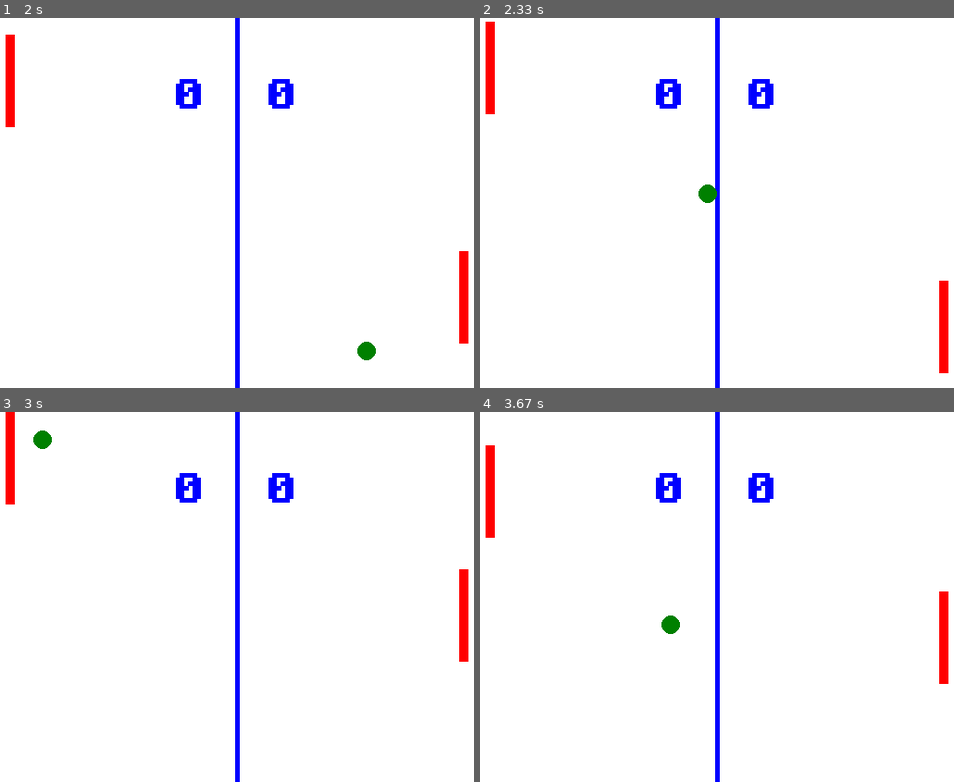
Above: before the commit, frames 1-4 (two rows, left to right).
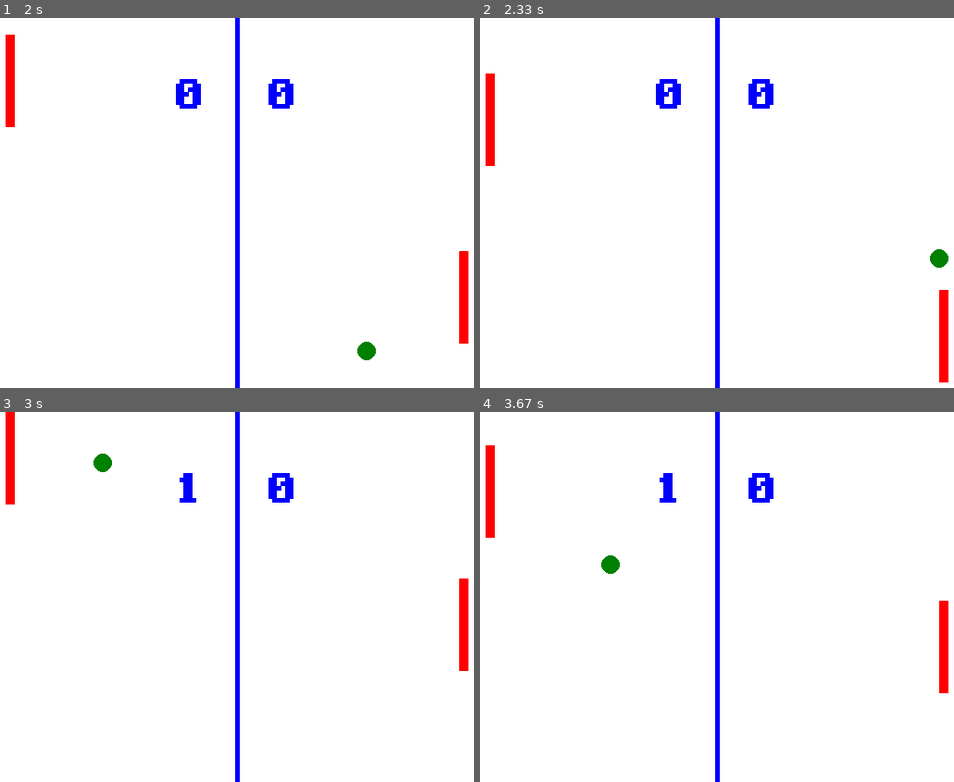
Above: after the commit, the same moments.

Repository: amullins83/pygame_practice
Game: pygame game, started from main.py
Two runs of this game, one before a commit and one after it. Both use one fixed random seed, a clock stepped at 60 frames per second and the inputs below.
Inputs:
- Up to frame 1 (2 s): hold Down 0.33-0.8 s; hold Up 0.83-1.2 s; hold W 0.83-1.2 s; hold Down 1.23-1.6 s; hold S 1.23-1.6 s; hold Up 1.63-1.93 s; hold W 1.63-1.93 s; hold Down from 1.97 s (still down); hold S from 1.97 s (still down)
- Up to frame 2 (2.33 s): release Down at 2.27 s; release S at 2.27 s; hold R from 2.3 s (still down); hold Up from 2.3 s (still down); hold W from 2.3 s (still down)
- Up to frame 3 (3 s): release R at 2.67 s; release Up at 2.67 s; release W at 2.67 s; hold Up from 2.7 s (still down); hold W from 2.7 s (still down)
- Up to frame 4 (3.67 s): release Up at 3.07 s; release W at 3.07 s; hold Down 3.1-3.47 s; hold S 3.1-3.47 s; hold Up from 3.5 s (still down); hold W from 3.5 s (still down)

Frame 1 is identical in both runs. In frame 2, 0.9% of the frame differs, in the area x 1-99%, y 1-99%; in frame 3, 0.7%; in frame 4, 0.7%.

Commit message:
Made Q and R wait until a game is over. Next: buttons.

Diff:
--- a/game_event.py
+++ b/game_event.py
@@ -24,11 +24,13 @@
         self.game.done = True
 
     def KEYDOWN(self, event):
-        if event.key == pygame.K_q:
-            self.QUIT(event)
-        elif event.key == pygame.K_r:
-            self.RESTART(event)
-        self.game.pressKey(event.key)
+        if self.game.running():
+            self.game.pressKey(event.key)
+        else:
+            if event.key == pygame.K_q:
+                self.QUIT(event)
+            elif event.key == pygame.K_r:
+                self.RESTART(event)
 
     def KEYUP(self, event):
         self.game.releaseKey(event.key)
--- a/game_logic.py
+++ b/game_logic.py
@@ -135,50 +135,55 @@
 
     def update(self):
         if self.status == Running:
-            if self.hitDetector.didHitXBoundary(self.ball):
-                print("Boundary X Hit")
-                if self.width - self.ball.pos.x <= Ball.defaultSize:
-                    self.score[0] += 1
-                    if self.score[0] >= self.scoreMax:
-                        self.status = Player1Win
-                        self.message = "Player 1 Wins"
-                else:
-                    self.score[1] += 1
-                    if self.score[1] >= self.scoreMax:
-                        self.status = Player2Win
-                        self.message = "Player 2 Wins"
-                print("Player 1: " + str(self.score[0]) + ", Player 2: " + str(self.score[1]))
-                self.ball.restart(self.ballStart)
-
-            else:
-                if self.hitDetector.didCollide(self.ball, self.pad1) or self.hitDetector.didCollide(self.ball, self.pad2):
-                    if self.hitDetector.didCollideRight(self.ball, self.pad1) or self.hitDetector.didCollideLeft(self.ball, self.pad2):
-                        self.ball.velocity.x = -self.ball.velocity.x
-                        print("Pad Hit Horizontal")
-
-                    if self.hitDetector.didCollideVert(self.ball, self.pad1) or self.hitDetector.didCollideVert(self.ball, self.pad2):
-                        self.ball.velocity.y = -self.ball.velocity.y
-                        print("Pad Hit Vertical")
-
-                if self.hitDetector.didHitYBoundary(self.ball):
-                    self.ball.velocity.y = -self.ball.velocity.y
-                    print("Boundary Y Hit")
-
-                self.ball.pos.x += self.ball.velocity.x
-                self.ball.pos.y += self.ball.velocity.y
-
+            self.updateBall()
             for pad in self.pads:
                 self.updatePad(pad)
 
-            if len(self.message):
-                print(self.message)
+    def updateBall(self):
+        if self.hitDetector.didHitXBoundary(self.ball):
+            self.updateScore()
+        else:
+            self.checkPadHit()
+            self.checkBoundary()
+            self.incrementBallPosition()
+
+    def updateScore(self):
+        if self.width - self.ball.pos.x <= Ball.defaultSize:
+            self.score[0] += 1
+            if self.score[0] >= self.scoreMax:
+                self.status = Player1Win
+                self.message = "Player 1 Wins"
+        else:
+            self.score[1] += 1
+            if self.score[1] >= self.scoreMax:
+                self.status = Player2Win
+                self.message = "Player 2 Wins"
+        self.ball.restart(self.ballStart)
+
+    def checkPadHit(self):
+        if self.hitDetector.didCollide(self.ball, self.pad1) or self.hitDetector.didCollide(self.ball, self.pad2):
+            if self.hitDetector.didCollideRight(self.ball, self.pad1) or self.hitDetector.didCollideLeft(self.ball, self.pad2):
+                self.ball.velocity.x = -self.ball.velocity.x
+
+            if self.hitDetector.didCollideVert(self.ball, self.pad1) or self.hitDetector.didCollideVert(self.ball, self.pad2):
+                self.ball.velocity.y = -self.ball.velocity.y
+
+    def checkBoundary(self):
+        if self.hitDetector.didHitYBoundary(self.ball):
+                self.ball.velocity.y = -self.ball.velocity.y
+
+    def incrementBallPosition(self):
+        self.ball.pos.x += self.ball.velocity.x
+        self.ball.pos.y += self.ball.velocity.y
 
     def updatePad(self, pad):
         if self.hitDetector.didHitYBoundary(pad):
-            print(pad.name + " boundary Y hit")
             if pad.bottom() > self.height/2:
                 pad.pos.y = self.height - pad.size.height
             else:
                 pad.pos.y = 0
         else:
             pad.pos.y += pad.velocity.y
+
+    def running(self):
+        return self.status == Running
--- a/main.py
+++ b/main.py
@@ -45,6 +45,9 @@
     def releaseKey(self, key):
         self.logic.releaseKey(key)
 
+    def running(self):
+        return self.logic.running()
+
     def restart(self):
         self.clock = pygame.time.Clock()
         self.eventRunner = PongEvent(self)
